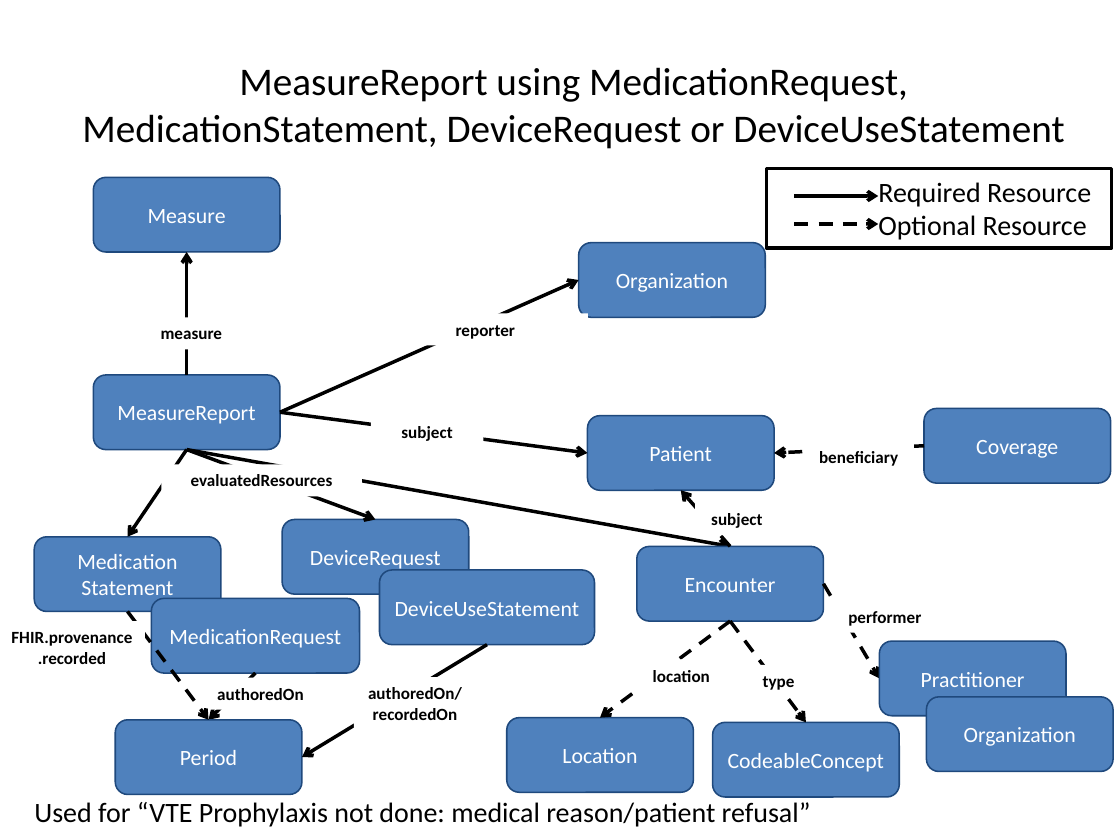
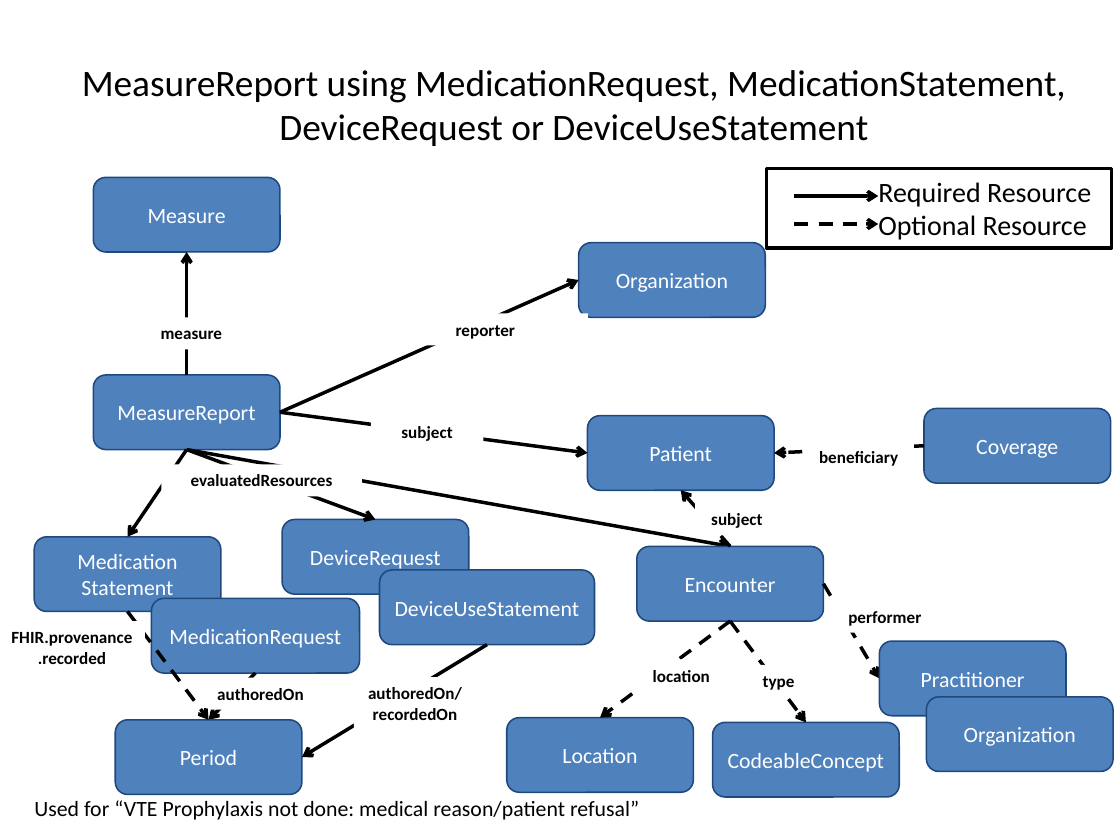
Before and after one commit to HL7/davinci-deqm, a slide deck: slide 16 of input/images/source/DEQM Resource Diagram - VTE.pptx. Drawn at 1120x840 pixels with LibreOffice and Linux fonts; fonts in the diff are those of the drawing. Boxes give left, top, right and bottom in pixels: in the first picture for what was removed or moved away, otherwise in the second. Text is boxed around its words. In the diff, an @@ line names an element or a change of style, - is before the commit and + after.

Commit message:
FHIR-31881, FHIR-31882, same updates to VTE including changing a v3 Procedure Request to a v4 ServiceRequest

```diff
--- a/input/images/source/DEQM Resource Diagram - VTE.pptx
+++ b/input/images/source/DEQM Resource Diagram - VTE.pptx
@@ title "MeasureReport using MedicationRequest, MedicationStatement,  ..." at <box>82,70,1066,146</box>: size 25.2 to 24 pt @@
@@ text "Used for “VTE Prophylaxis not ..." at <box>34,800,639,820</box>: size 18 to 14 pt @@
```
Also in this commit, not shown: 4 other slides changed, 15 other files.
